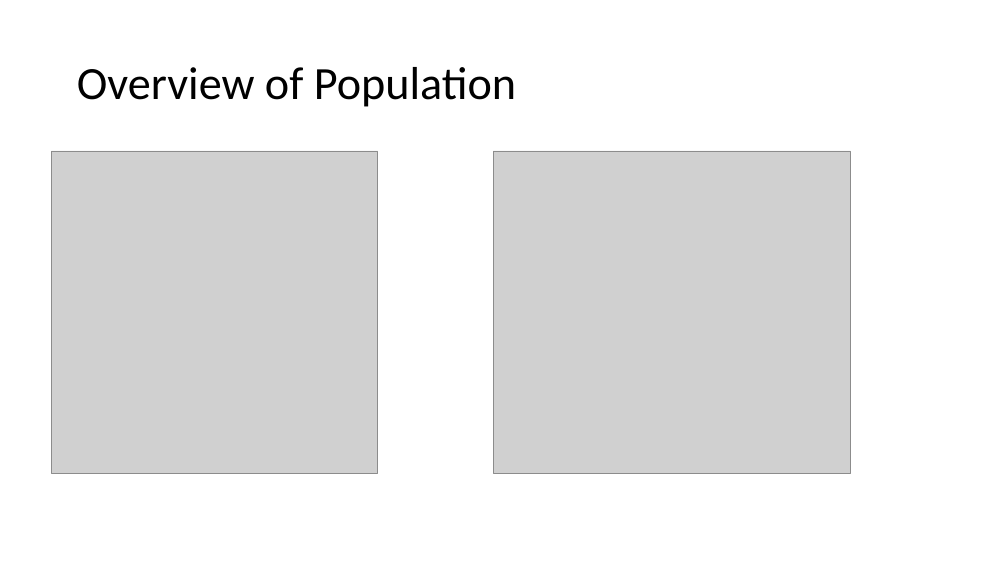
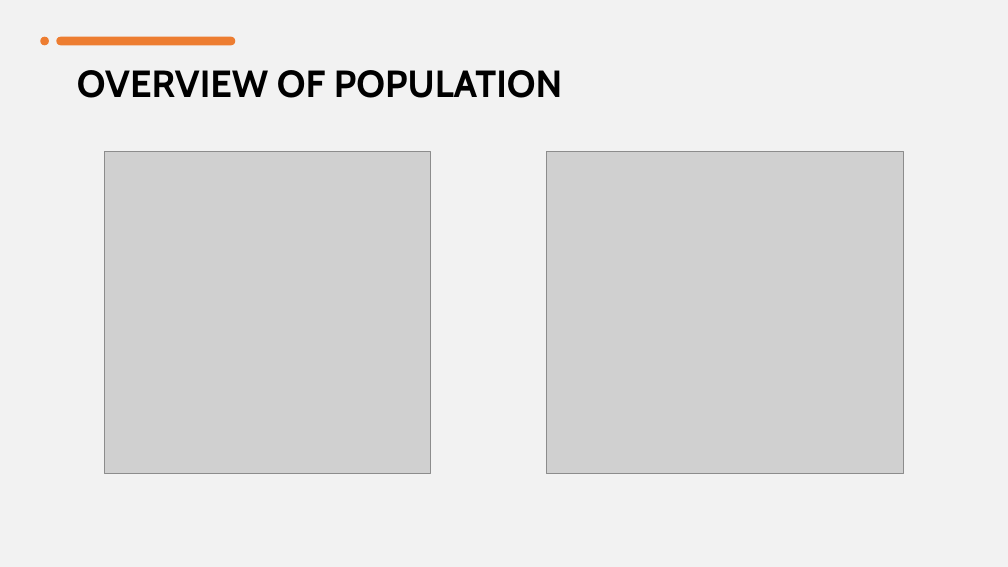
Before and after one commit to JenFreeze/Project_1, a slide deck: slide 3 of Project1.pptx. Drawn at 1008x567 pixels with LibreOffice and Linux fonts; fonts in the diff are those of the drawing; grey boxes stand for pictures. Boxes give left, top, right and bottom in pixels: in the first picture for what was removed or moved away, otherwise in the second. Text is boxed around its words. In the diff, an @@ line names an element or a change of style, - is before the commit and + after.

```diff
--- a/Project1.pptx
+++ b/Project1.pptx
@@ background #FFFFFF to #F2F2F2 @@
@@ ellipse added at (x1=40, y1=36, x2=48, y2=45), fill #ED7D31 @@
@@ rounded rectangle added at (x1=56, y1=36, x2=235, y2=45), fill #ED7D31 @@
@@ title at (x1=77, y1=70, x2=562, y2=98): text changed; size 44 to 36 pt; font Calibri to Cabin; bold on @@
-Overview of Population
+OVERVIEW OF POPULATION
@@ picture moved from (x1=51, y1=151, x2=377, y2=473) to (x1=104, y1=152, x2=430, y2=474) @@
@@ picture moved from (x1=493, y1=151, x2=851, y2=473) to (x1=546, y1=152, x2=904, y2=474) @@
```
Also in this commit, not shown: 11 other slides changed, 16 other files.
